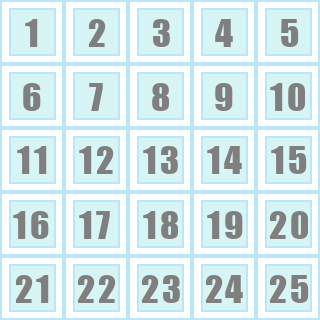
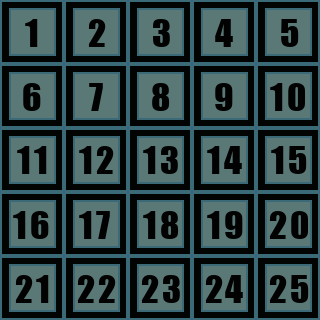
Layers edited between the first and the second 320x320 image:
showed "Фон", painted on it over [0, 0, 320, 320]
